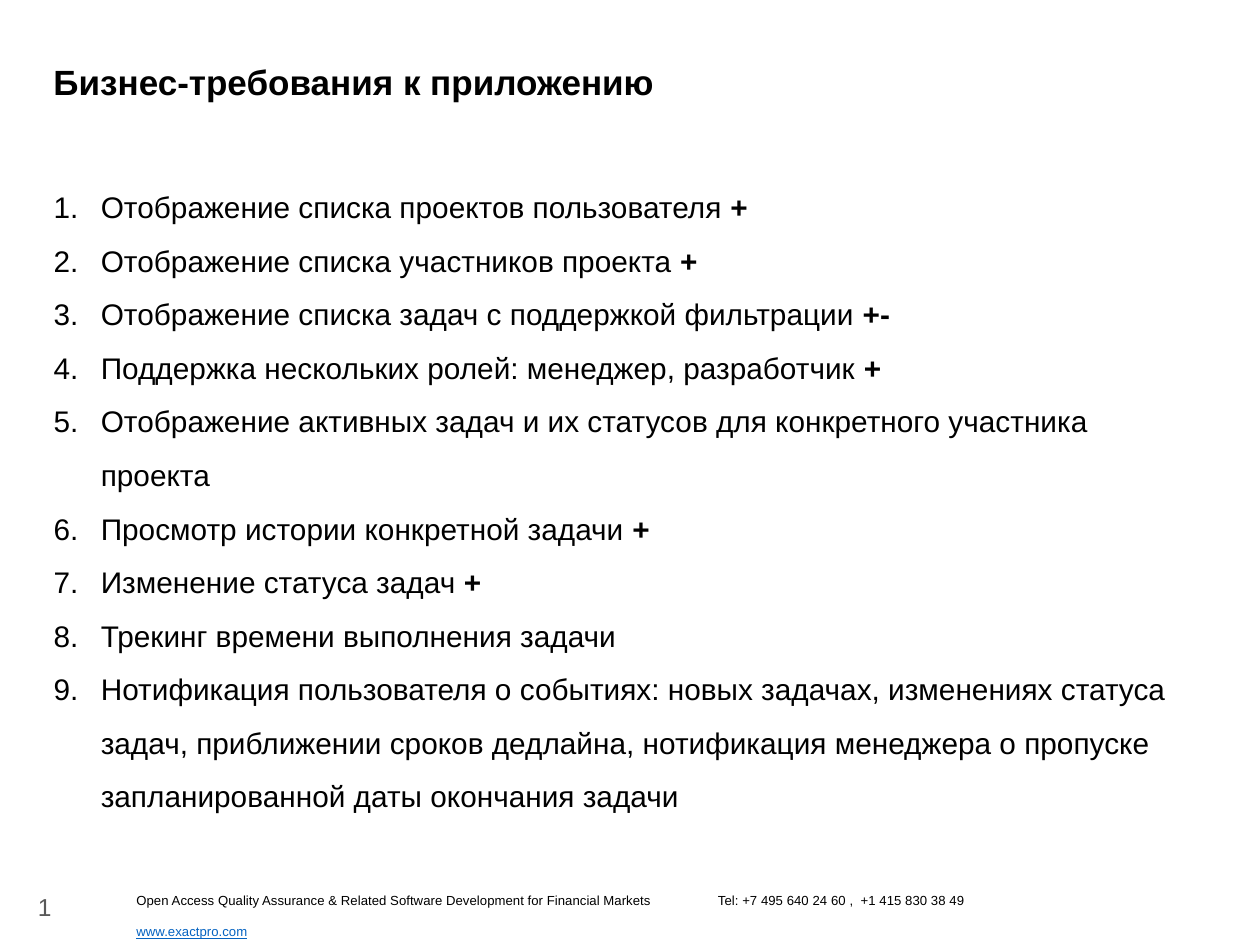
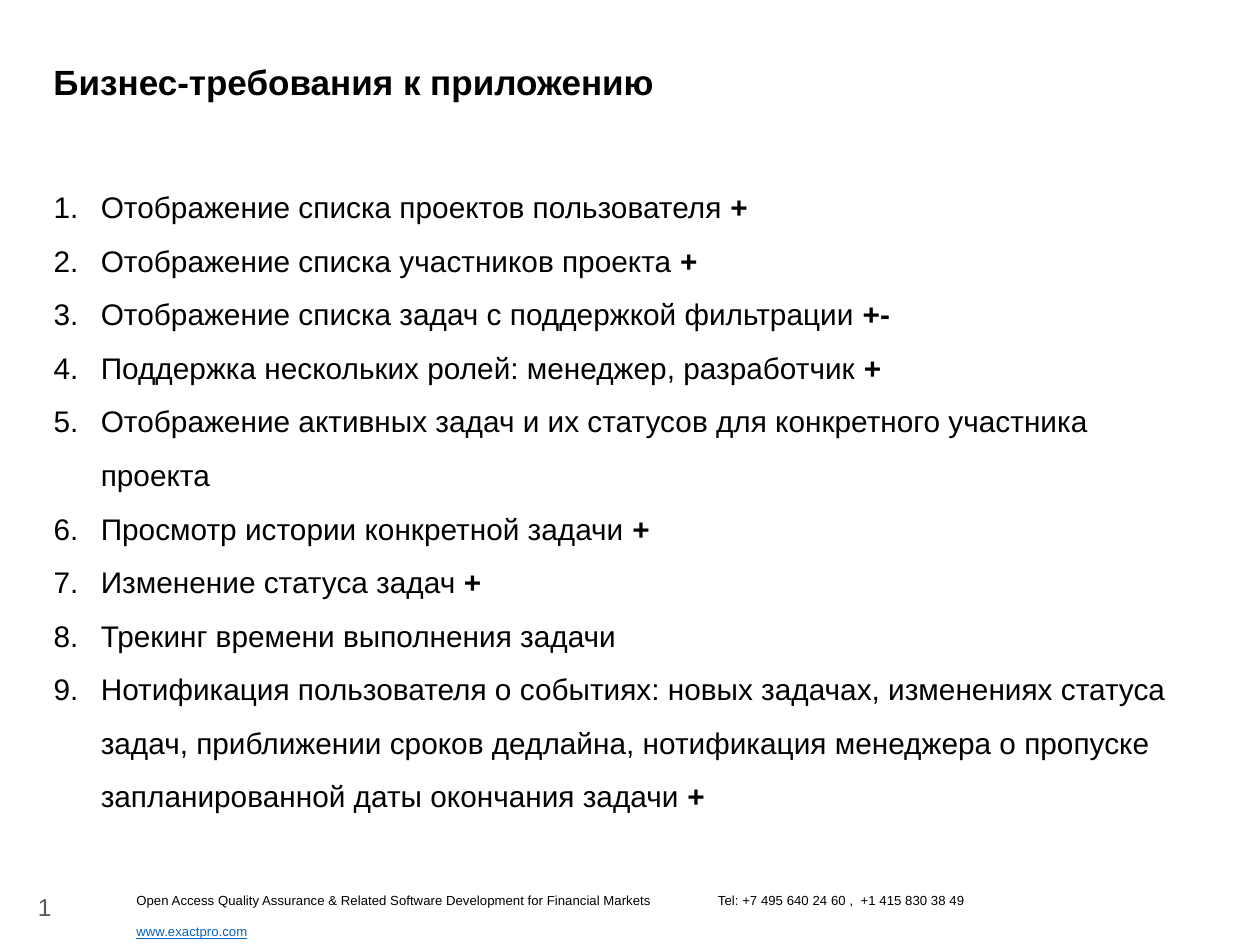
Before and after one commit to aNeux/redmine-client-for-exactpro, a slide deck: slide 1 of Прогресс выполнения работы.pptx. Drawn at 1260x945 pixels with LibreOffice and Linux fonts; fonts in the diff are those of the drawing; background and template pictures are left out. Boxes give left, top, right and bottom in pixels: in the first picture for what was removed or moved away, otherwise in the second. Text is boxed around its words. In the diff, an @@ line names an element or a change of style, - is before the commit and + after.

```diff
--- a/Прогресс выполнения работы.pptx
+++ b/Прогресс выполнения работы.pptx
@@ text at box(101, 678, 1165, 813): text changed @@
-9. Нотификация пользователя о событиях: новых задачах, изменениях статуса задач, приближении сроков дедлайна, нотификация менеджера о пропуске запланированной даты окончания задачи
+9. Нотификация пользователя о событиях: новых задачах, изменениях статуса задач, приближении сроков дедлайна, нотификация менеджера о пропуске запланированной даты окончания задачи +
```
Also in this commit, not shown: 30 other files.
